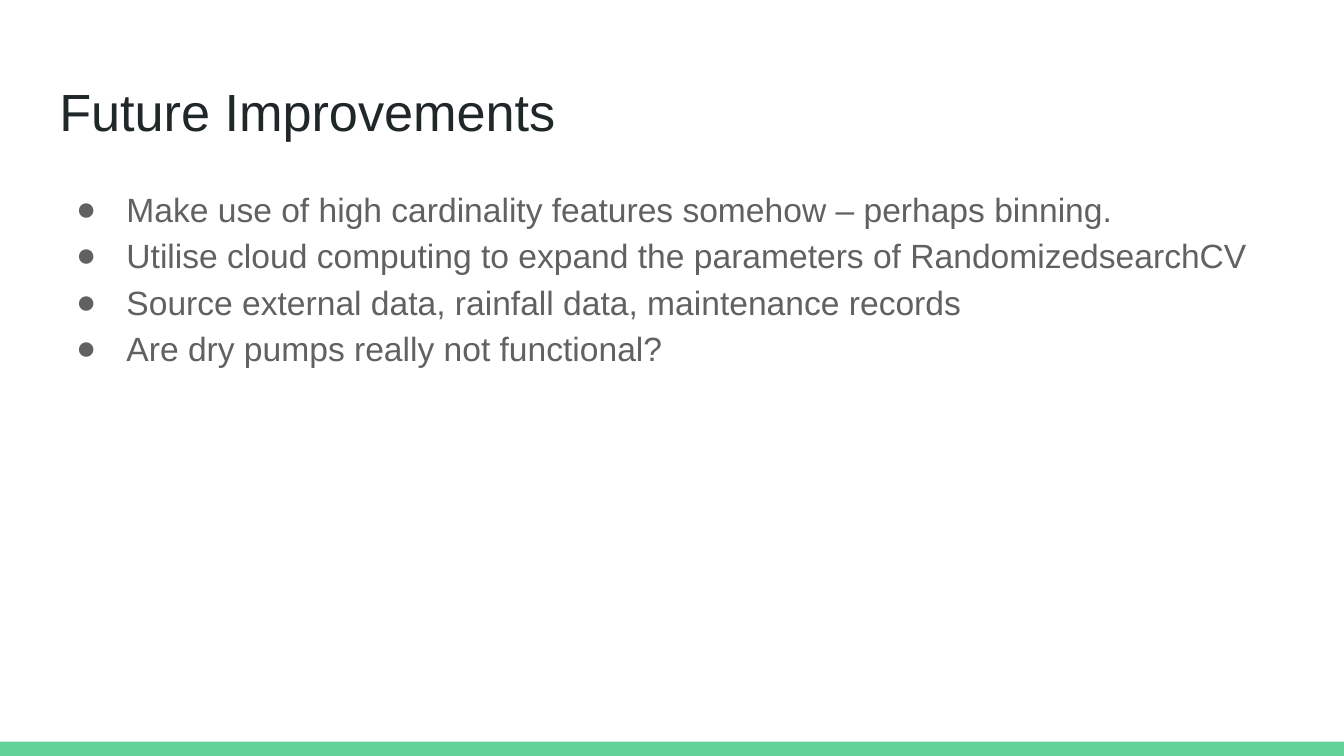
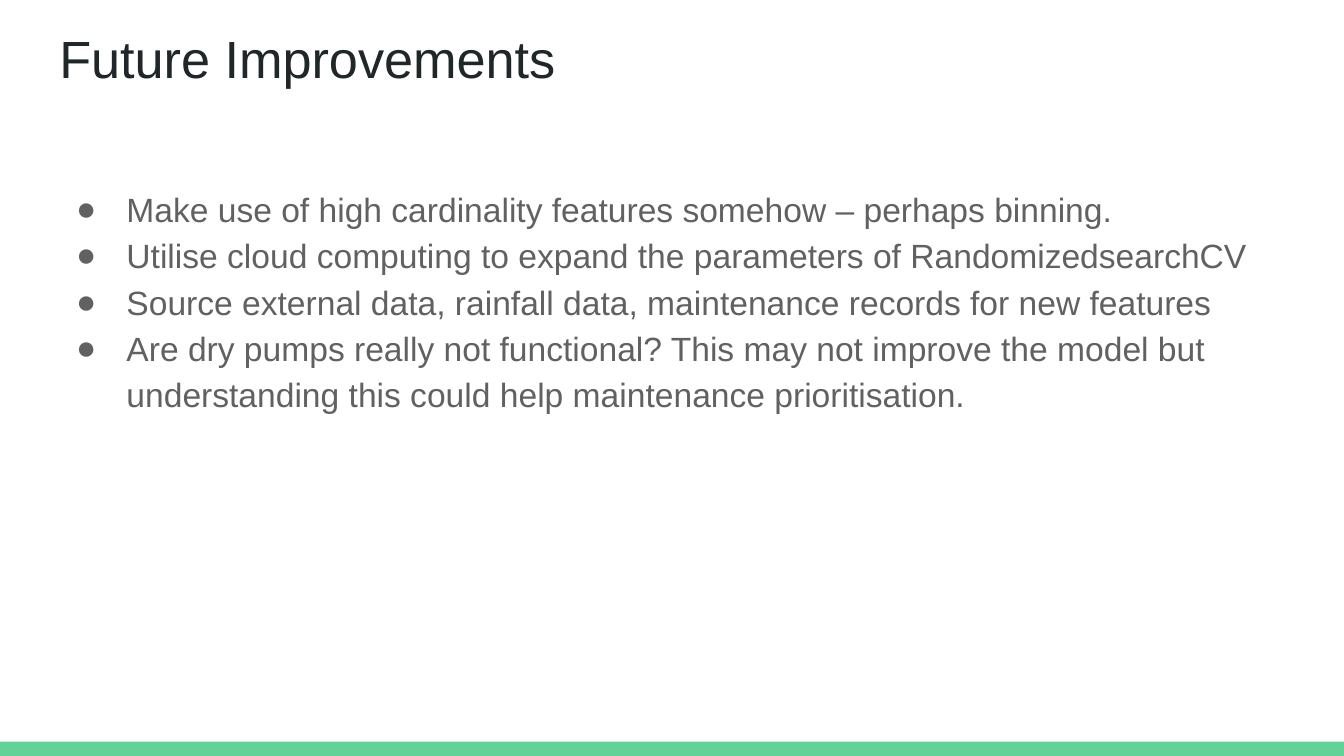
Before and after one commit to aggie2411/Phase_3_Project, a slide deck: slide 11 of Presentation/Pump it up Presentation.pptx (slide 12 before the commit). Drawn at 1344x756 pixels with LibreOffice and Linux fonts; fonts in the diff are those of the drawing. Boxes give left, top, right and bottom in pixels: in the first picture for what was removed or moved away, otherwise in the second. Text is boxed around its words. In the diff, an @@ line names an element or a change of style, - is before the commit and + after.

Commit message:
pushing project - no models

```diff
--- a/Presentation/Pump it up Presentation.pptx
+++ b/Presentation/Pump it up Presentation.pptx
@@ title "Future Improvements": place and size @@
-title "Future Improvements" at box(59, 95, 556, 141)
+title "Future Improvements" at box(59, 42, 556, 88)
@@ text at box(126, 290, 1211, 413): text changed @@
-● Source external data, rainfall data, maintenance records
-● Are dry pumps really not functional?
+● Source external data, rainfall data, maintenance records for new features
+● Are dry pumps really not functional? This may not improve the model but understanding this could help maintenance prioritisation.
```
Also in this commit, not shown: 2 other slides changed, 1 slide added, 2 slides removed, 13 other files.
